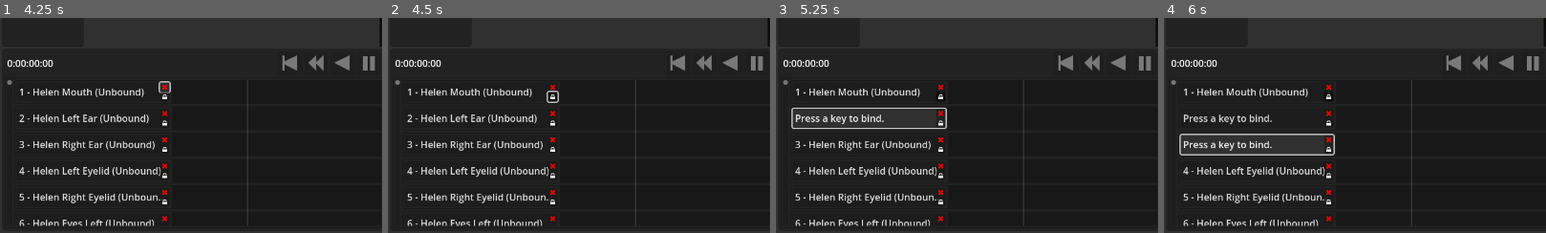
Above: before the commit, frames 1-4 (left to right).
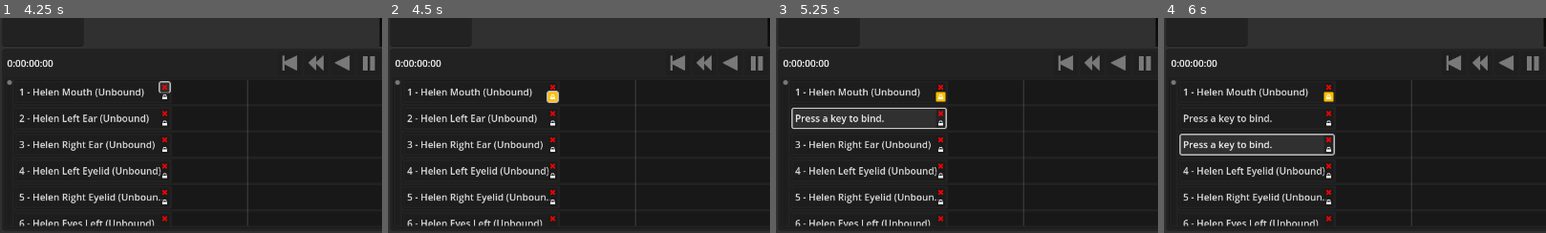
Above: after the commit, the same moments.

Repository: pizzaperp95/PneumaticPlaything
Game: Godot game, scene res://Scenes/GUI/EditorScreen.tscn
Same seed, same stepped clock (60 frames per second), same inputs: the game is played once before the commit and once after it.
Inputs (mouse positions are % of the whole screen's width and height, from its top left):
- Up to frame 1 (4.25 s): click "Helen House" at 0.5 s; click "Showtape" at 1.25 s; click "1 - Helen Mouth (Unbound)" at 2 s; click "Press a key to bind." at 2.75 s; click (22, 66) at 3.52 s
- Up to frame 2 (4.5 s): click (22, 68) at 4.27 s
- Up to frame 3 (5.25 s): click "2 - Helen Left Ear (Unbound)" at 5 s
- Up to frame 4 (6 s): click "3 - Helen Right Ear (Unbound)" at 5.75 s
The pictures show only the part of the screen within x 0-50%, y 50-100%; the shares and areas given below are measured in that part.

Frame 1 is identical in both runs. In frame 2, 0.1% of the frame differs, in the area x 41-45%, y 34-40%; in frame 3, 0.1%; in frame 4, 0.1%.

Commit message:
yellow indicator when locked

Diff:
--- a/Scenes/GUI/Controls/MovementRow.tscn
+++ b/Scenes/GUI/Controls/MovementRow.tscn
@@ -11,6 +11,17 @@
 corner_radius_top_right = 4
 corner_radius_bottom_right = 4
 corner_radius_bottom_left = 4
+
+[sub_resource type="StyleBoxFlat" id="StyleBoxFlat_ldhn8"]
+content_margin_left = 4.0
+content_margin_top = 4.0
+content_margin_right = 4.0
+content_margin_bottom = 4.0
+bg_color = Color(1, 0.752941, 0, 1)
+corner_radius_top_left = 2
+corner_radius_top_right = 2
+corner_radius_bottom_right = 2
+corner_radius_bottom_left = 2
 
 [node name="Row" type="Panel"]
 anchors_preset = 10
@@ -56,6 +67,7 @@
 offset_right = 260.0
 offset_bottom = 36.0
 tooltip_text = "Prevent recording over"
+theme_override_styles/pressed = SubResource("StyleBoxFlat_ldhn8")
 toggle_mode = true
 icon = ExtResource("3_ldhn8")
 
Not shown: 1 places in Scenes/GUI/Controls/MovementRow.tscn that only renumber resources
